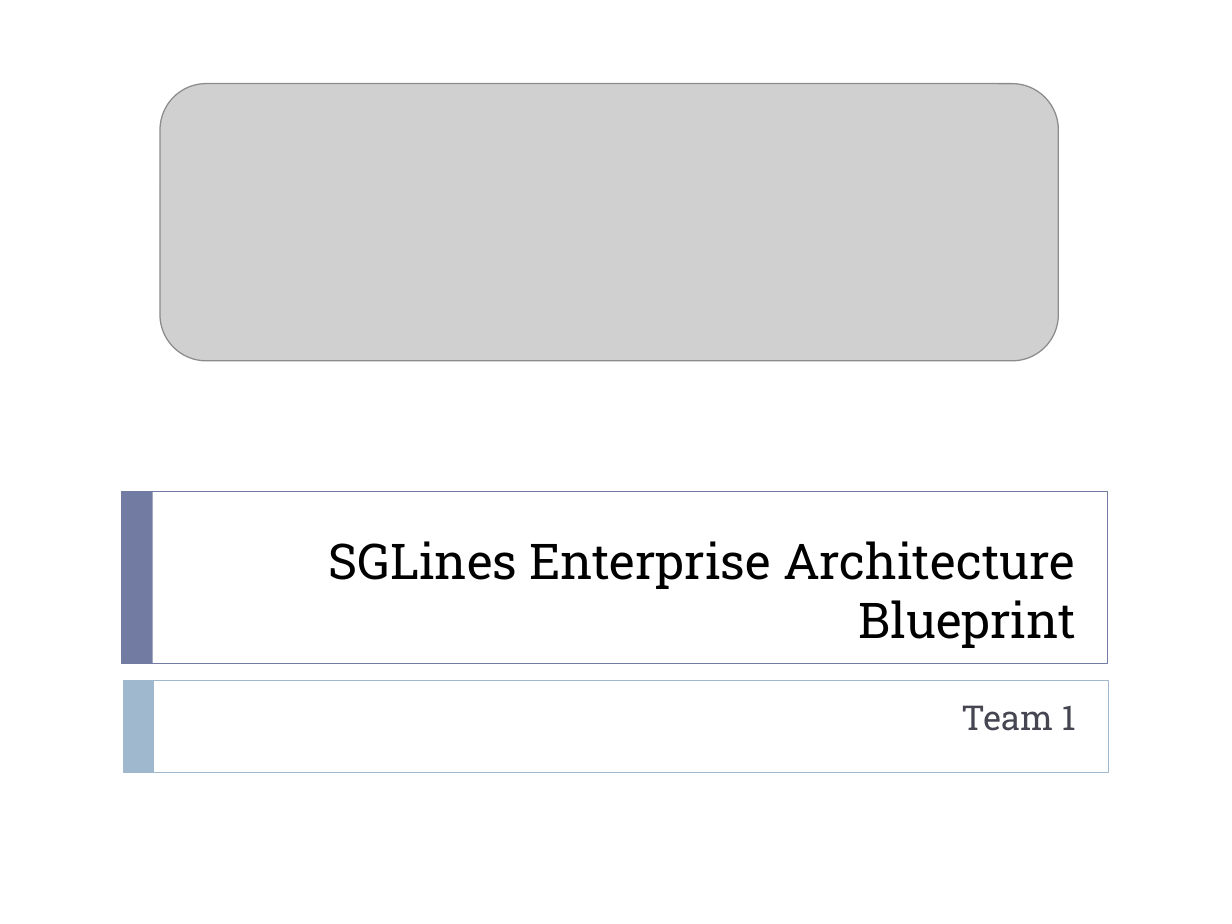
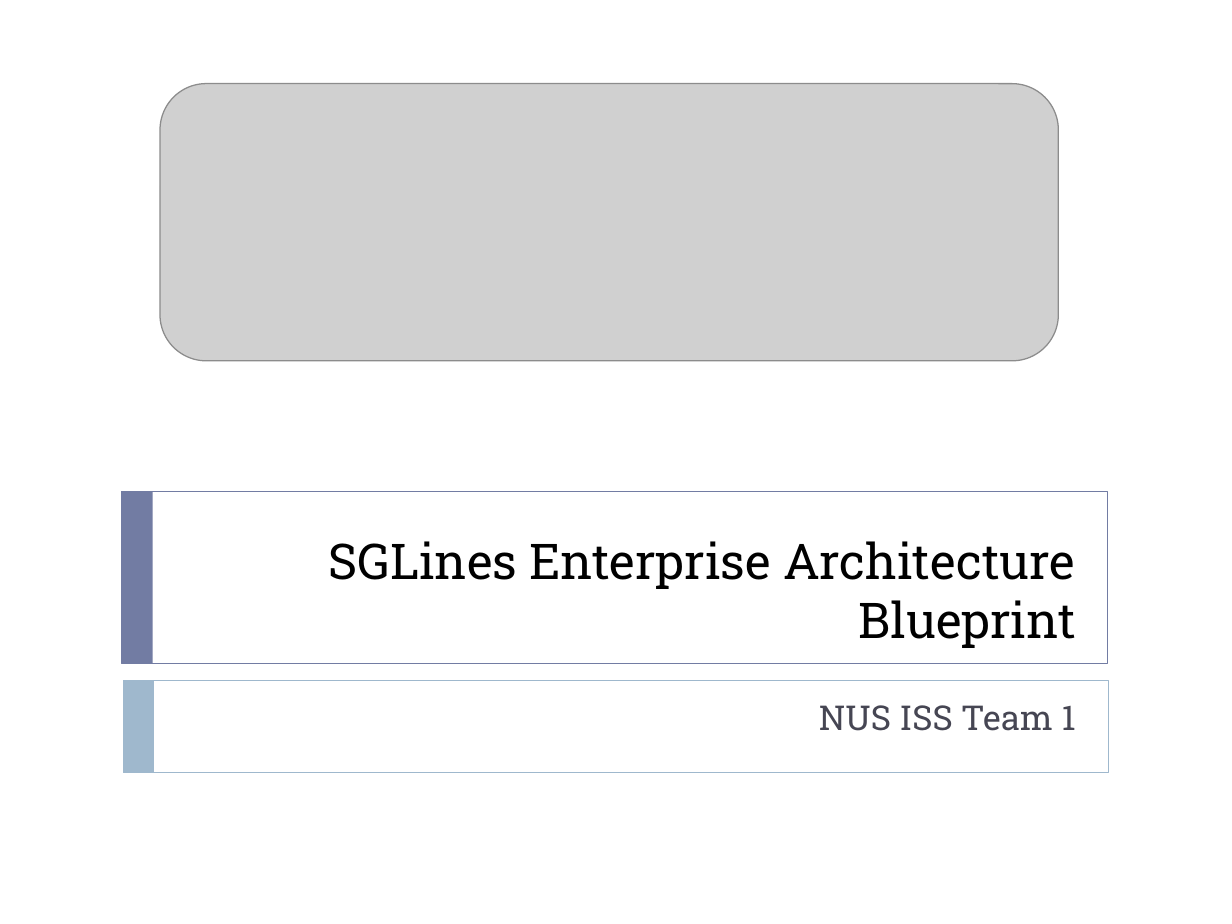
Before and after one commit to windieccf/t1-shipping, a slide deck: slide 1 of Enterprise Architech Presentation.pptx. Drawn at 1232x924 pixels with LibreOffice and Linux fonts; fonts in the diff are those of the drawing; grey boxes stand for pictures. Boxes give left, top, right and bottom in pixels: in the first picture for what was removed or moved away, otherwise in the second. Text is boxed around its words. In the diff, an @@ line names an element or a change of style, - is before the commit and + after.

```diff
--- a/Enterprise Architech Presentation.pptx
+++ b/Enterprise Architech Presentation.pptx
@@ subtitle at (x1=819, y1=705, x2=1076, y2=731): text changed @@
-Team 1
+NUS ISS Team 1
```
Also in this commit, not shown: 3 other slides changed, 1 slide added.
